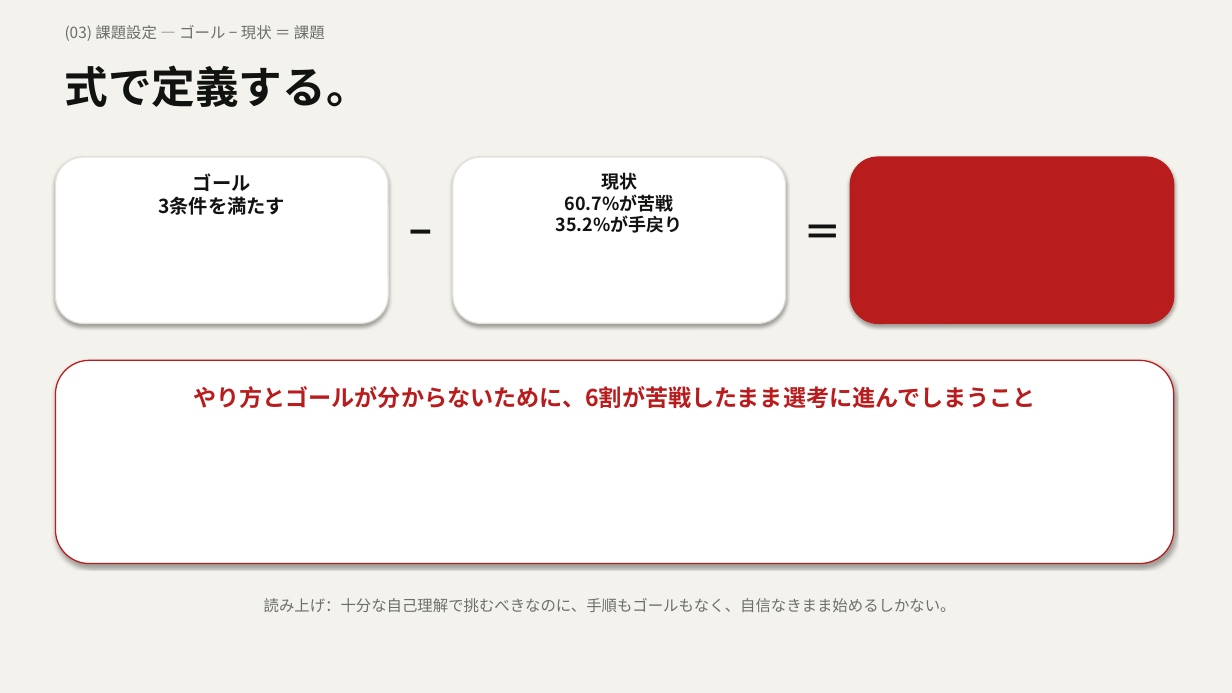
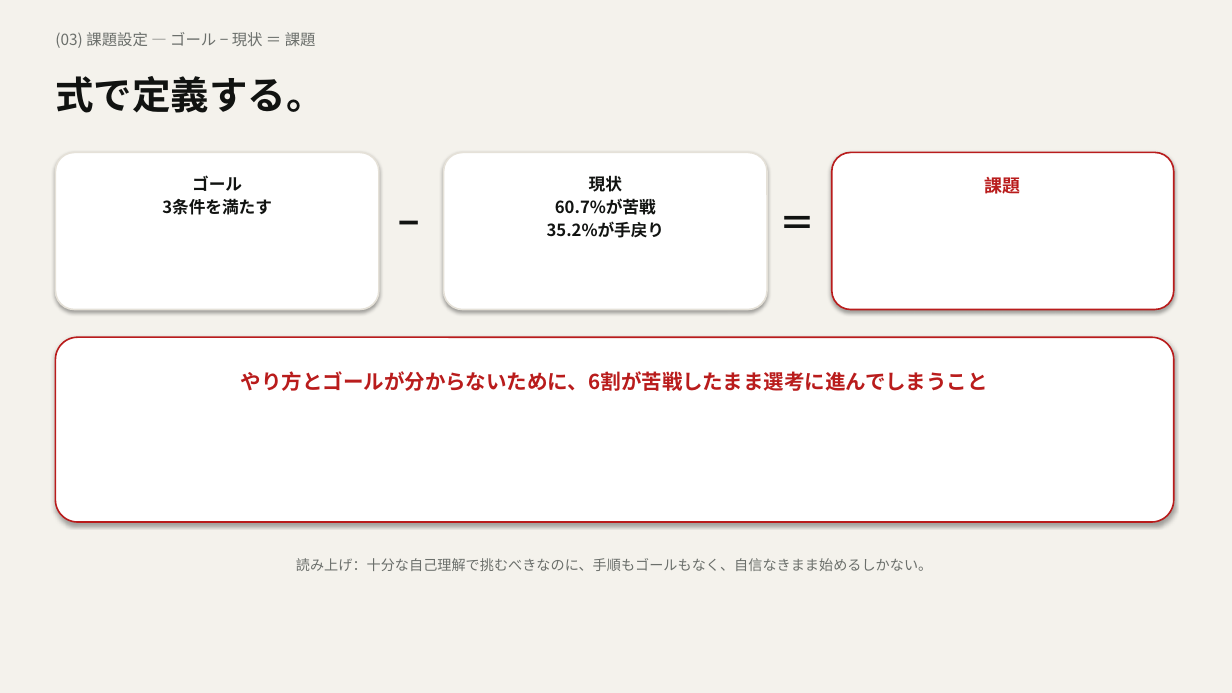
Before and after one commit to taku010201040/jibun-mayogo-2026, a slide deck: slide 4 of kadai.pptx. Drawn at 1232x693 pixels with LibreOffice and Linux fonts; fonts in the diff are those of the drawing. Boxes give left, top, right and bottom in pixels: in the first picture for what was removed or moved away, otherwise in the second. Text is boxed around its words. In the diff, an @@ line names an element or a change of style, - is before the commit and + after.

Commit message:
fix: rebuild pptx layout (anchor/fonts/aspect)

```diff
--- a/kadai.pptx
+++ b/kadai.pptx
@@ text "(03) 課題設定 — ゴール − ..." at <box>55,32,316,48</box>: line spacing 1 to 1.15 @@
@@ text "式で定義する。" at <box>55,76,324,113</box>: size 34 to 30 pt; line spacing 1 to 1.15 @@
@@ rounded rectangle: place and size @@
-rounded rectangle at <box>55,157,388,323</box>
+rounded rectangle at <box>55,152,379,310</box>
@@ rounded rectangle at <box>55,152,379,310</box>: outline #E5E1D8 1 pt to #E5E1D8 1.25 pt; proportions changed @@
@@ text "ゴール 3条件を満たす" at <box>162,175,272,215</box>: size 15 to 13 pt; line spacing 1 to 1.15 @@
@@ rounded rectangle at <box>444,152,767,310</box>: outline #E5E1D8 1 pt to #E5E1D8 1.25 pt; proportions changed @@
@@ rounded rectangle: place and size @@
-rounded rectangle at <box>453,157,786,323</box>
+rounded rectangle at <box>444,152,767,310</box>
@@ text "現状 60.7%が苦戦 35.2%が手戻り" at <box>547,176,664,238</box>: size 14 to 13 pt; line spacing 1 to 1.15 @@
@@ rounded rectangle: place and size @@
-rounded rectangle at <box>850,157,1174,323</box>
+rounded rectangle at <box>832,152,1174,310</box>
@@ rounded rectangle at <box>832,152,1174,310</box>: fill #B91C1C to #FFFFFF; outline #B91C1C 1 pt to #B91C1C 1.25 pt; proportions changed @@
@@ text added at <box>985,173,1021,197</box>, 14 pt, text #B91C1C, bold @@
+課題
@@ text "−": place and size @@
-text "−" at <box>397,203,444,277</box>
+text "−" at <box>384,189,434,263</box>
@@ text "−" at <box>384,189,434,263</box>: size 30 to 28 pt; line spacing 1 to 1.15 @@
@@ text "＝" at <box>772,189,823,263</box>: size 30 to 28 pt; line spacing 1 to 1.15 @@
@@ text "＝": place and size @@
-text "＝" at <box>795,203,841,277</box>
+text "＝" at <box>772,189,823,263</box>
@@ rounded rectangle: place and size @@
-rounded rectangle at <box>55,360,1174,564</box>
+rounded rectangle at <box>55,337,1174,522</box>
@@ rounded rectangle at <box>55,337,1174,522</box>: outline #B91C1C 1 pt to #B91C1C 1.25 pt; proportions changed @@
@@ text "やり方とゴールが分からないために、6割が苦戦したまま選考に進んでしまうこと": place and size @@
-text "やり方とゴールが分からないために、6割が苦戦したまま選考に進んでしまうこと" at <box>193,386,1036,408</box>
+text "やり方とゴールが分からないために、6割が苦戦したまま選考に進んでしまうこと" at <box>241,371,988,391</box>
@@ text "やり方とゴールが分からないために、6割が苦戦したまま選考に進んでしまうこと" at <box>241,371,988,391</box>: size 18 to 16 pt; line spacing 1 to 1.15 @@
@@ text "読み上げ：十分な自己理解で挑むべきなのに、手順もゴールもなく、自信なきまま始めるしかない。": place and size @@
-text "読み上げ：十分な自己理解で挑むべきなのに、手順もゴールもなく、自信なきまま始めるしかない。" at <box>264,598,956,612</box>
+text "読み上げ：十分な自己理解で挑むべきなのに、手順もゴールもなく、自信なきまま始めるしかない。" at <box>296,558,932,571</box>
@@ text "読み上げ：十分な自己理解で挑むべきなのに、手順もゴールもなく、自信なきまま始めるしかない。" at <box>296,558,932,571</box>: size 12 to 11 pt; line spacing 1 to 1.15 @@
```
Also in this commit, not shown: 6 other slides changed, 3 other files.
